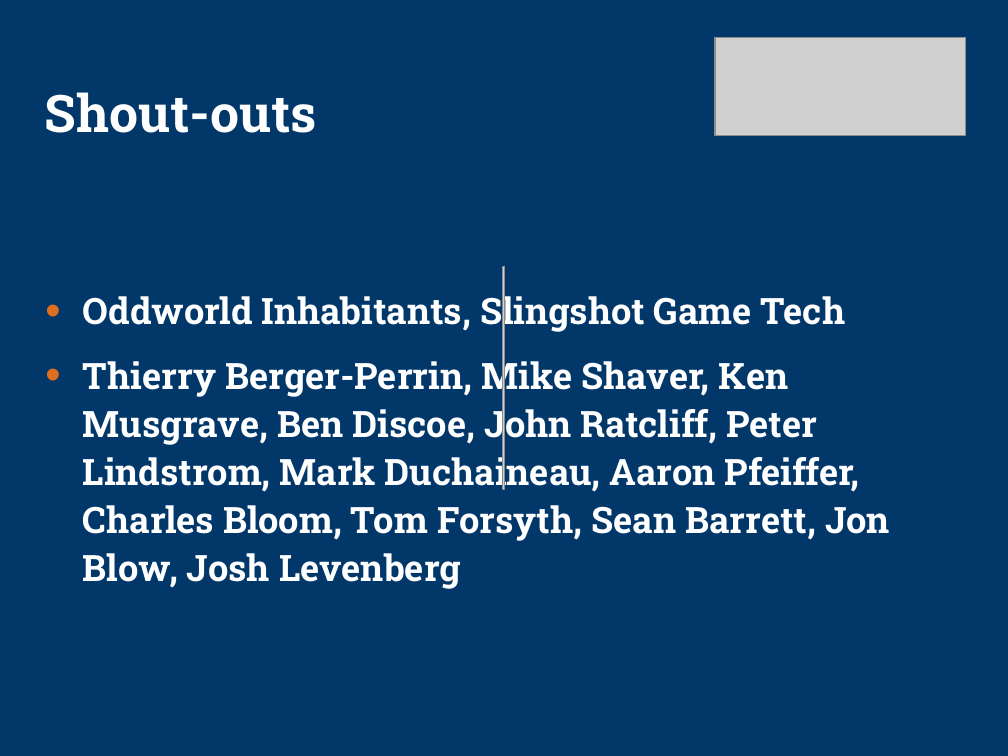
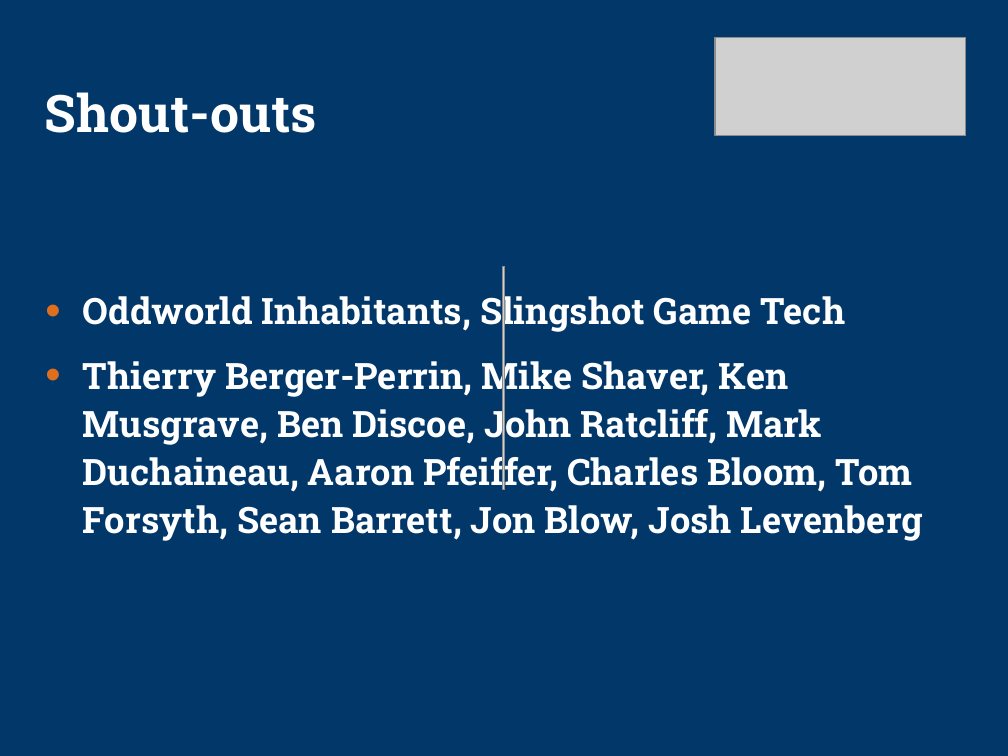
Before and after one commit to technosaurus/gameswf, a slide deck: slide 42 of tu-testbed/docs/sig-preso2.ppt (slide 43 before the commit). Drawn at 1008x756 pixels with LibreOffice and Linux fonts; fonts in the diff are those of the drawing; grey boxes stand for pictures; background and template pictures are left out. Boxes give left, top, right and bottom in pixels: in the first picture for what was removed or moved away, otherwise in the second. Text is boxed around its words. In the diff, an @@ line names an element or a change of style, - is before the commit and + after.

```diff
--- a/tu-testbed/docs/sig-preso2.ppt
+++ b/tu-testbed/docs/sig-preso2.ppt
@@ text at (83,355,923,541): text changed @@
-• Thierry Berger-Perrin, Mike Shaver, Ken Musgrave, Ben Discoe, John Ratcliff, Peter Lindstrom, Mark Duchaineau, Aaron Pfeiffer, Charles Bloom, Tom Forsyth, Sean Barrett, Jon Blow, Josh Levenberg
+• Thierry Berger-Perrin, Mike Shaver, Ken Musgrave, Ben Discoe, John Ratcliff, Mark Duchaineau, Aaron Pfeiffer, Charles Bloom, Tom Forsyth, Sean Barrett, Jon Blow, Josh Levenberg
```
Also in this commit, not shown: 11 other slides changed, 1 slide removed, 6 other files.
